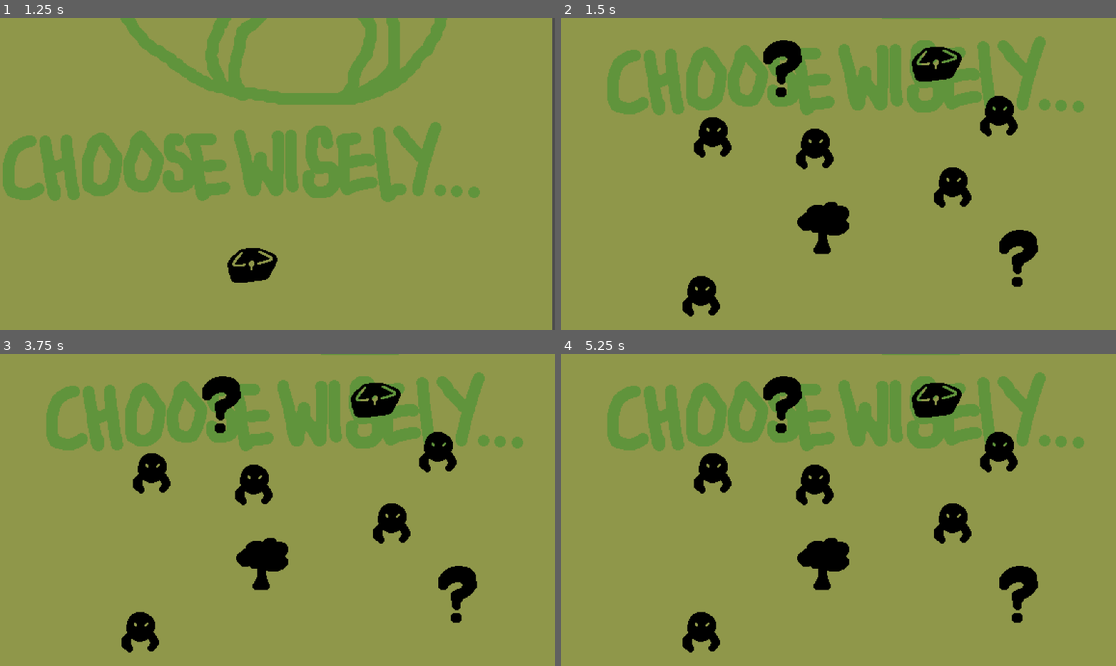
Above: before the commit, frames 1-4 (two rows, left to right).
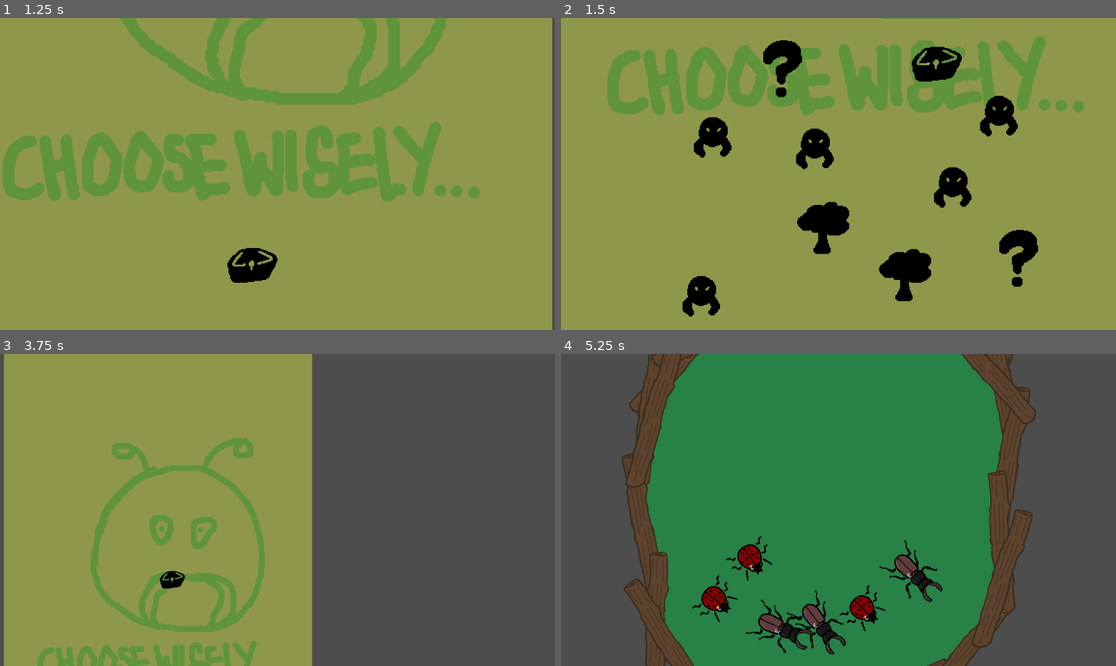
Above: after the commit, the same moments.

Repository: YewChian/BeetleArena
Game: Godot game, scene res://Buttons/free_beetle.tscn
Same seed, same stepped clock (60 frames per second), same inputs: the game is played once before the commit and once after it.
Inputs (mouse positions are in pixels of both pictures, inside the frame that each line leads up to):
- Up to frame 1 (1.25 s): click (16, 33) at 0.5 s
- Up to frame 2 (1.5 s): click (810, 270) at 1.25 s
- Up to frame 3 (3.75 s): click (260, 563) at 2 s; click (249, 606) at 2.75 s; click (455, 594) at 3.5 s
- Up to frame 4 (5.25 s): click (733, 581) at 4.27 s; click (699, 631) at 5 s

Frame 1 is identical in both runs. In frame 2, 0.9% of the frame differs, in the area x 57-67%, y 73-91%; in frame 3, 58%; in frame 4, 100%, in the area x 0-100%, y 0-100%.

Commit message:
new beetle

Diff:
--- a/Buttons/combat.gd
+++ b/Buttons/combat.gd
@@ -10,4 +10,5 @@
 
 
 func _on_pressed():
+	get_tree().change_scene_to_file("res://Events/arena.tscn")
 	print("You Go To Combat!")
--- a/Buttons/forge.gd
+++ b/Buttons/forge.gd
@@ -9,4 +9,5 @@
 # Called every frame. 'delta' is the elapsed time since the previous frame.
 
 func _on_pressed():
+	get_tree().change_scene_to_file("res://Events/forge_event.tscn")
 	print("You enter the forge!")
--- a/Buttons/free_item.gd
+++ b/Buttons/free_item.gd
@@ -12,4 +12,5 @@
 
 
 func _on_pressed():
+	get_tree().change_scene_to_file("res://Events/free_item_event.tscn")
 	print("You Get A Free Item!")
--- a/Buttons/random.gd
+++ b/Buttons/random.gd
@@ -8,4 +8,5 @@
 
 # Called every frame. 'delta' is the elapsed time since the previous frame
 func _on_pressed():
+	get_tree().change_scene_to_file("res://Events/random_event.tscn")
 	print("Random Event!")
--- /dev/null
+++ b/Events/combat_event.tscn
@@ -0,0 +1,3 @@
+[gd_scene format=3 uid="uid://s35v38ri4ap"]
+
+[node name="CombatEvent" type="Node2D"]
--- /dev/null
+++ b/Events/forge_event.tscn
@@ -0,0 +1,19 @@
+[gd_scene load_steps=3 format=3 uid="uid://vlpllpiftwd6"]
+
+[ext_resource type="Texture2D" uid="uid://bx6k2siwavo30" path="res://Assets/UI/PathBackground.png" id="1_l8p05"]
+[ext_resource type="PackedScene" uid="uid://b7p4xbu3c7hra" path="res://Events/returntomain.tscn" id="2_tu8uh"]
+
+[node name="ForgeEvent" type="Node2D"]
+
+[node name="TextureRect" type="TextureRect" parent="."]
+offset_left = 155.0
+offset_top = -323.0
+offset_right = 795.0
+offset_bottom = 637.0
+texture = ExtResource("1_l8p05")
+
+[node name="Returntomain" parent="." instance=ExtResource("2_tu8uh")]
+position = Vector2(-37, 3)
+
+[node name="Camera2D" type="Camera2D" parent="."]
+position = Vector2(480, 248)
--- /dev/null
+++ b/Events/free_item_event.tscn
@@ -0,0 +1,17 @@
+[gd_scene load_steps=3 format=3 uid="uid://dyjkxtlhaxqmf"]
+
+[ext_resource type="PackedScene" uid="uid://b7p4xbu3c7hra" path="res://Events/returntomain.tscn" id="1_gichl"]
+[ext_resource type="Texture2D" uid="uid://bx6k2siwavo30" path="res://Assets/UI/PathBackground.png" id="1_s8dym"]
+
+[node name="FreeItemEvent" type="Node2D"]
+
+[node name="TextureRect" type="TextureRect" parent="."]
+offset_right = 40.0
+offset_bottom = 40.0
+texture = ExtResource("1_s8dym")
+
+[node name="Returntomain" parent="." instance=ExtResource("1_gichl")]
+position = Vector2(-104, 64)
+
+[node name="Camera2D" type="Camera2D" parent="."]
+position = Vector2(540, 316)
--- /dev/null
+++ b/Events/random_event.tscn
@@ -0,0 +1,17 @@
+[gd_scene load_steps=3 format=3 uid="uid://uwqkecbni6pc"]
+
+[ext_resource type="PackedScene" uid="uid://b7p4xbu3c7hra" path="res://Events/returntomain.tscn" id="1_fk0yx"]
+[ext_resource type="Texture2D" uid="uid://bx6k2siwavo30" path="res://Assets/UI/PathBackground.png" id="1_ll4cd"]
+
+[node name="RandomEvent" type="Node2D"]
+
+[node name="TextureRect" type="TextureRect" parent="."]
+offset_right = 40.0
+offset_bottom = 40.0
+texture = ExtResource("1_ll4cd")
+
+[node name="Returntomain" parent="." instance=ExtResource("1_fk0yx")]
+position = Vector2(-187, 183)
+
+[node name="Camera2D" type="Camera2D" parent="."]
+position = Vector2(568, 381)
--- a/Map.tscn
+++ b/Map.tscn
@@ -136,3 +136,10 @@
 position = Vector2(392, 670)
 zoom = Vector2(2, 2)
 script = ExtResource("7_0roct")
+
+[node name="FreeBeetle2" parent="." instance=ExtResource("1_vt1dm")]
+layout_mode = 0
+offset_left = 429.905
+offset_top = 743.477
+offset_right = 493.905
+offset_bottom = 807.477
Binary file added: Assets/Carapace/GiraffeWeevilCarapace.png
Not shown, added: Assets/Carapace/GiraffeWeevilCarapace.png.import
Binary file added: Assets/Legs/GiraffeWeevilLegs.png
Not shown, added: Assets/Legs/GiraffeWeevilLegs.png.import
Binary file added: Assets/Mandibles/GiraffeWeevilMandibles.png
Not shown, added: Assets/Mandibles/GiraffeWeevilMandibles.png.import
Not shown: 2 places in Events/arena.tscn that only renumber resources
